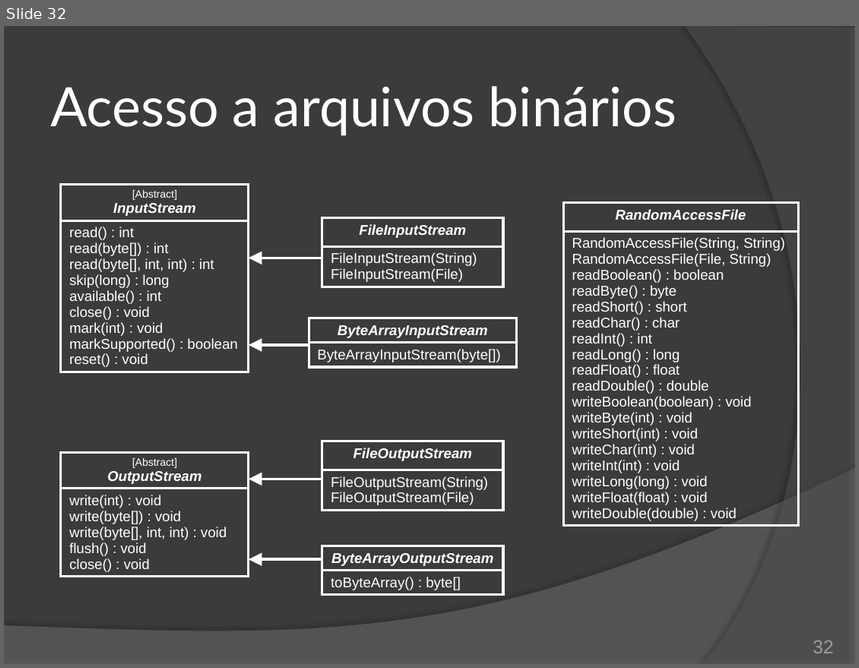
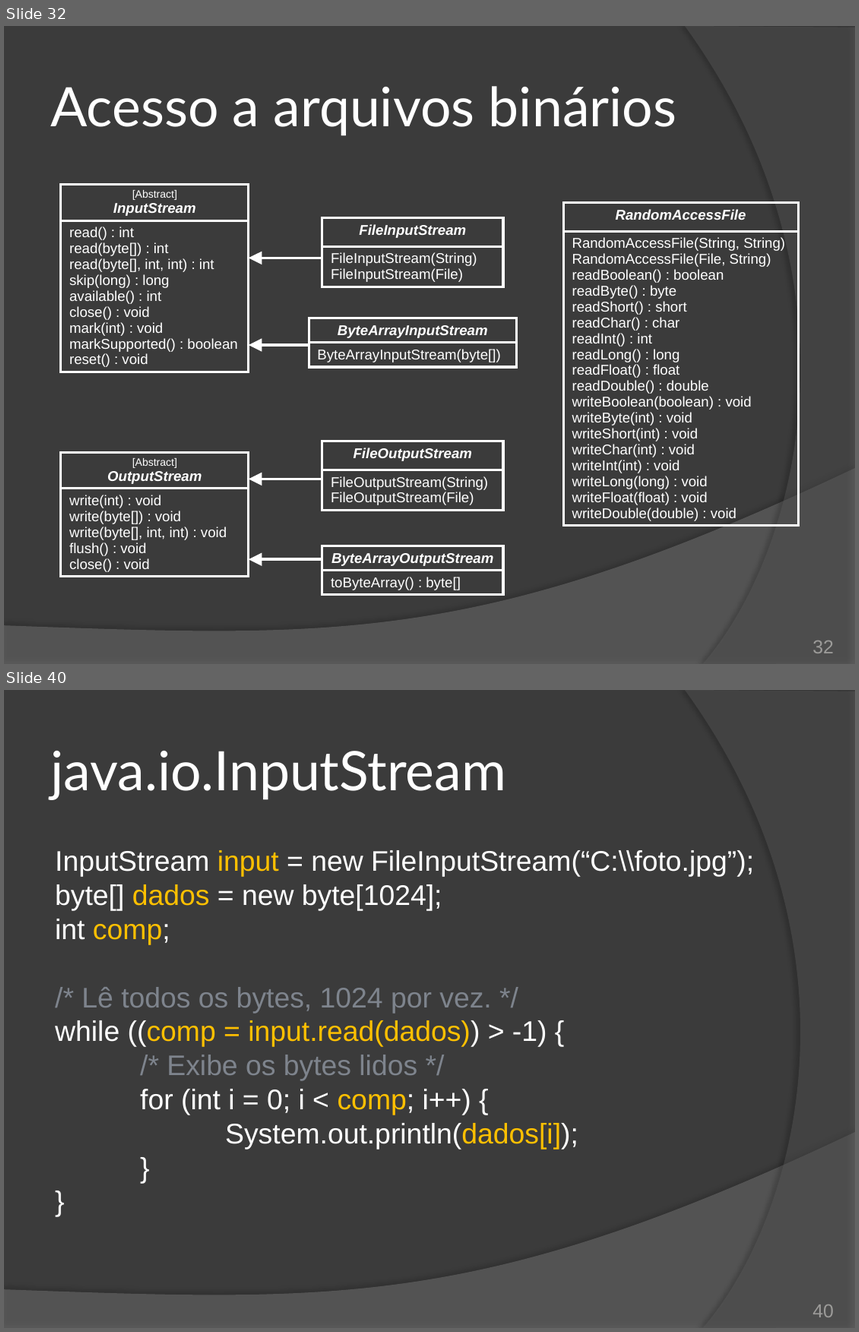
Before and after one commit to duchesqui/slzvieira-training, a slide deck: 2-Java-Programmer-Modulo-II/16.Capitulo10.pptx. Shown one above the other, each under a label of ours: slide 32 before the commit, slides 32 and 40 after it; the slides between them are not shown. The pictures are 859x668 and 859x1332 pixels, drawn with LibreOffice and Linux fonts; fonts in the diff are those of the drawing. Boxes give left, top, right and bottom in pixels: in the first picture for what was removed or moved away, otherwise in the second. Text is boxed around its words. In the diff, an @@ line names an element or a change of style, - is before the commit and + after.

Commit message:
Capítulo 10 - Java IO: InputStream e OutputStream.

```diff
--- a/2-Java-Programmer-Modulo-II/16.Capitulo10.pptx
+++ b/2-Java-Programmer-Modulo-II/16.Capitulo10.pptx
@@ slide 40 added at (4, 690, 855, 1328), background #3B3B3B; not listed: 2 template elements that a slide beside it also shows @@
@@ title added at (51, 751, 506, 800), 46 pt, text #FFFFFF @@
+java.io.InputStream
@@ text added at (55, 850, 754, 1150), 24 pt, text #FFFFFF @@
+InputStream input = new FileInputStream(“C:\\foto.jpg”);
+byte[] dados = new byte[1024];
+int comp;
+/* Lê todos os bytes, 1024 por vez. */
+while ((comp = input.read(dados)) > -1) {
+/* Exibe os bytes lidos */
+for (int i = 0; i < comp; i++) {
+System.out.println(dados[i]);
+}
+}
@@ page number added at (813, 1305, 834, 1318), 16 pt, text #9D9B9A @@
+40
```
Also in this commit, not shown: 2 slides changed, 23 other slides added, 5 slides removed, 1 other file.
